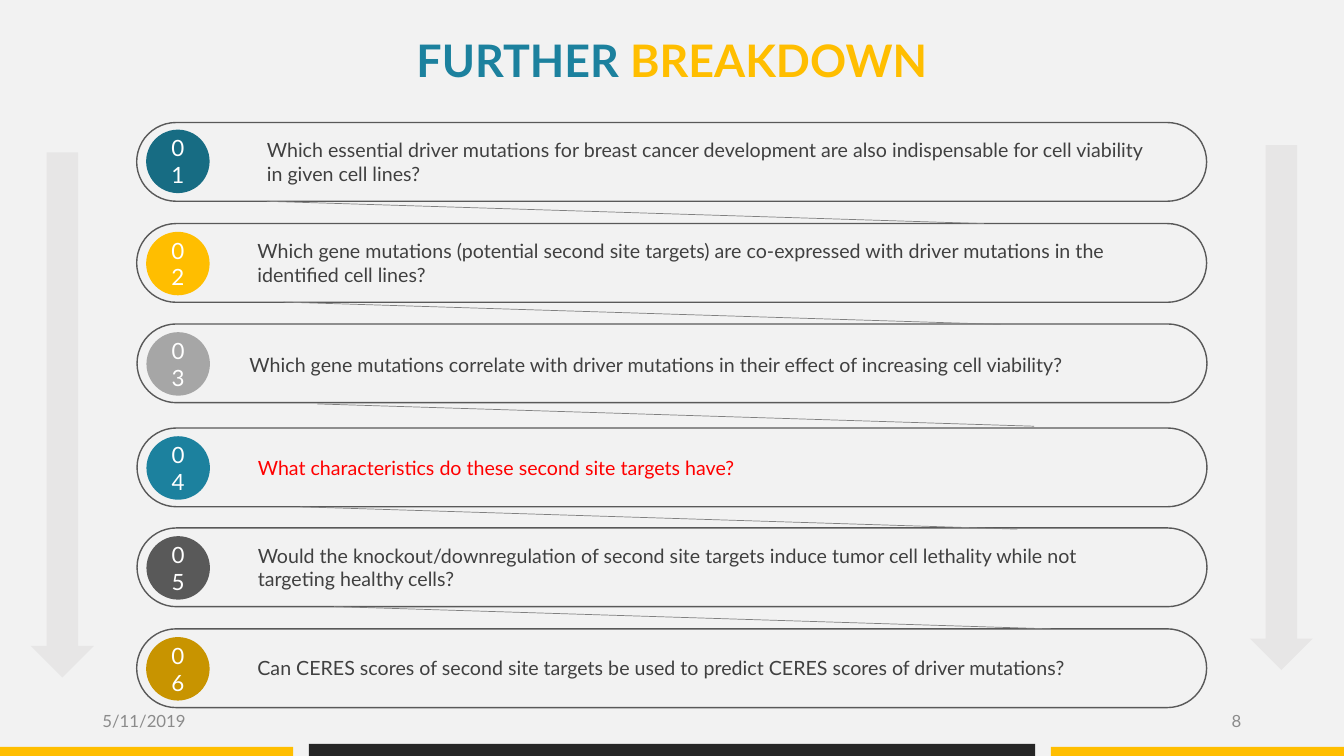
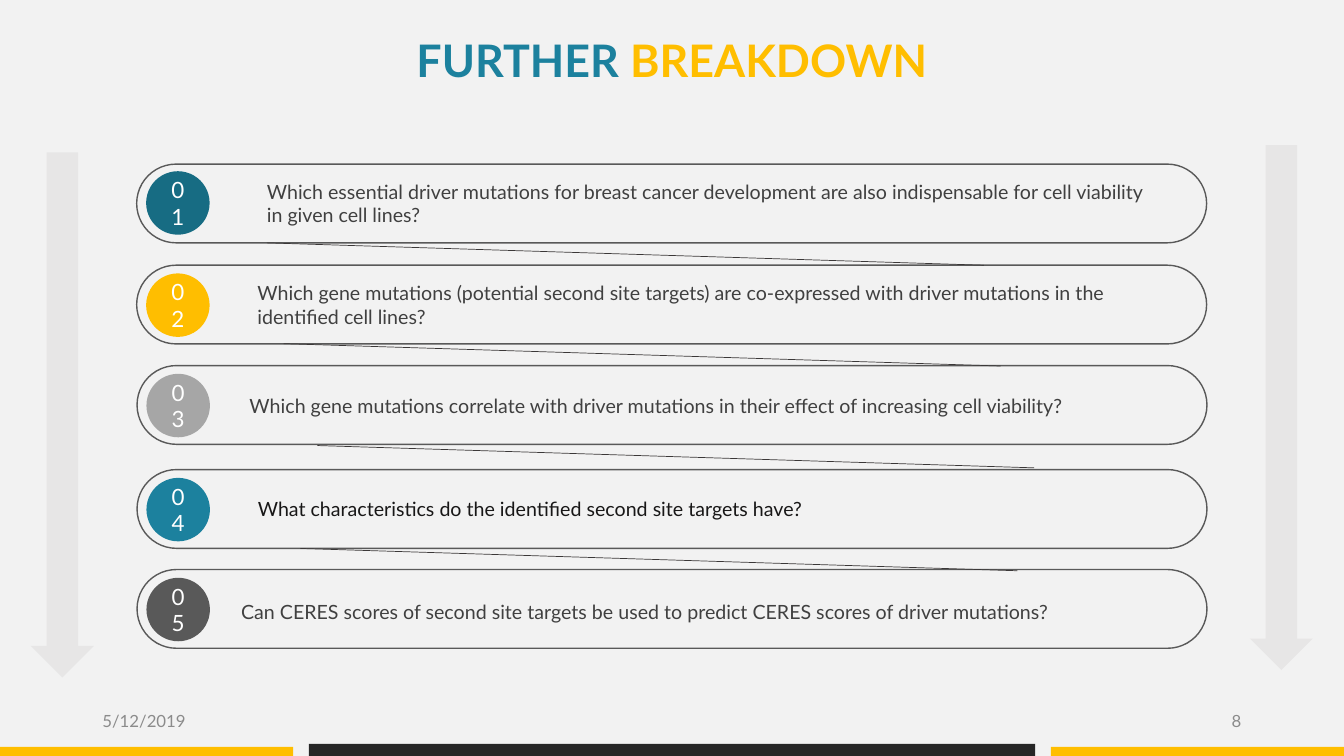
Before and after one commit to datascience-mobi/group-04-project-1-4, a slide deck: slide 8 of Project proposal_presentation_V1.pptx. Drawn at 1344x756 pixels with LibreOffice and Linux fonts; fonts in the diff are those of the drawing. Boxes give left, top, right and bottom in pixels: in the first picture for what was removed or moved away, otherwise in the second. Text is boxed around its words. In the diff, an @@ line names an element or a change of style, - is before the commit and + after.

```diff
--- a/Project proposal_presentation_V1.pptx
+++ b/Project proposal_presentation_V1.pptx
@@ line (267, 243) - (984, 265): stroke #808080 0.5 pt to #3B3838 0.5 pt @@
@@ line (283, 344) - (1001, 366): stroke #808080 0.5 pt to #3B3838 0.5 pt @@
@@ 5 ellipses, 5 rounded rectangles, 4 lines, 3 texts: place and size @@
-5 ellipses, 5 rounded rectangles, 4 lines, 3 texts at box(137, 123, 1207, 607)
+5 ellipses, 5 rounded rectangles, 4 lines, 3 texts at box(137, 164, 1207, 648)
@@ line (318, 446) - (1034, 468): stroke #808080 0.5 pt to #3B3838 0.5 pt @@
@@ text at box(258, 501, 802, 520): text changed; text colour #FF0000 to #181717 @@
-What characteristics do these second site targets have?
+What characteristics do the identified second site targets have?
@@ text removed at box(258, 548, 1076, 590) @@
-Would the knockout/downregulation of second site targets induce tumor cell lethality while not targeting healthy cells?
@@ line (300, 548) - (1017, 571): stroke #808080 0.5 pt to #3B3838 0.5 pt @@
@@ rounded rectangle removed at box(137, 629, 1207, 708) @@
@@ text "Can CERES scores of second ...": place and size @@
-text "Can CERES scores of second ..." at box(257, 660, 1064, 679)
+text "Can CERES scores of second ..." at box(241, 604, 1048, 623)
@@ line removed from (334, 607) to (1052, 629) @@
@@ ellipse removed at box(146, 637, 210, 701) @@
-06
@@ text at box(102, 715, 185, 728): text changed @@
-5/11/2019
+5/12/2019
```
Also in this commit, not shown: 23 other slides changed, 3 slides added, 2 slides removed, 2 other files.
